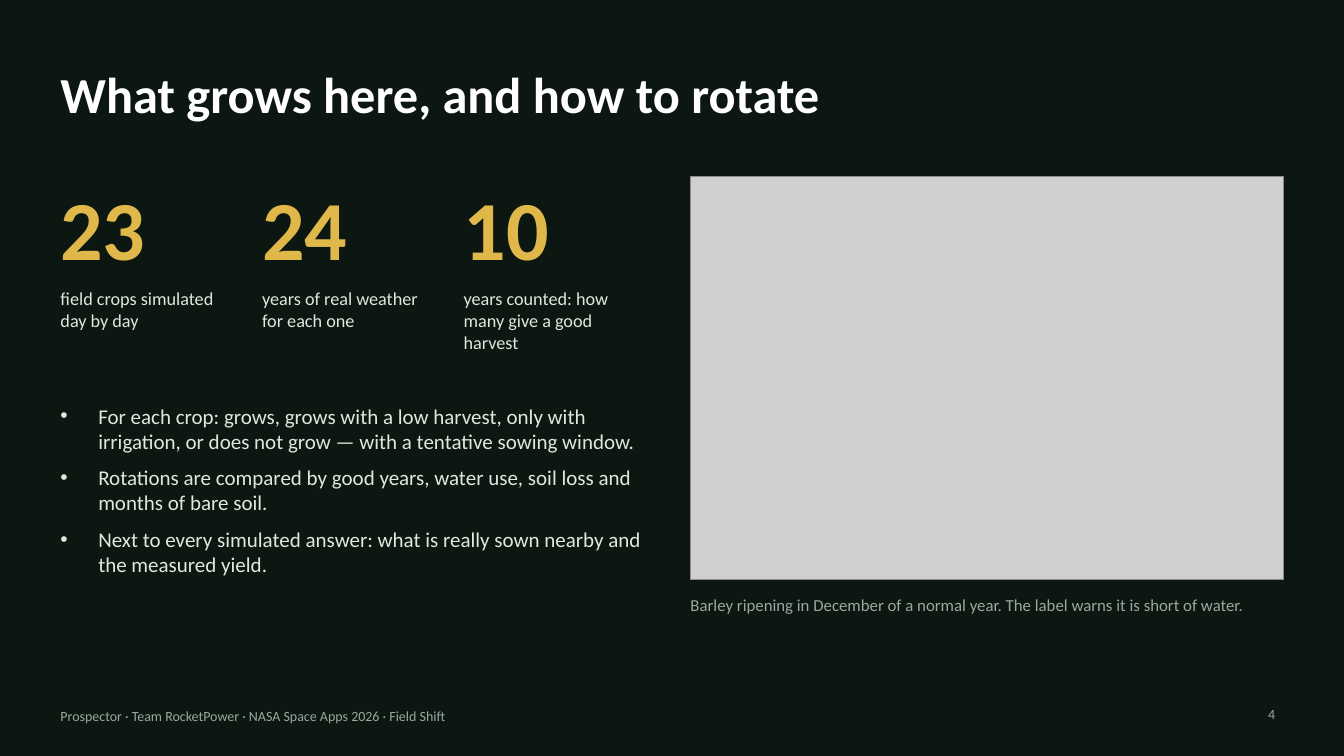
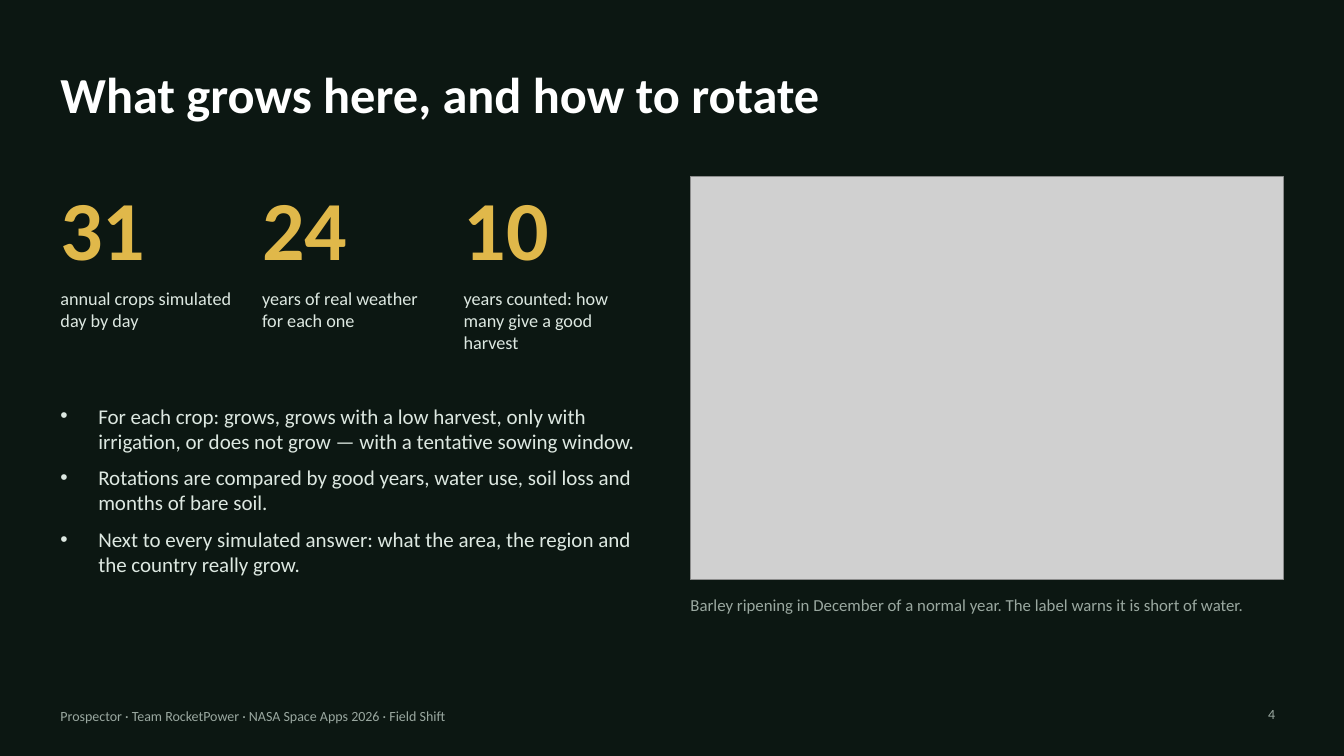
Before and after one commit to fergomezs2024/prospector-field-shift, a slide deck: slide 4 of docs/demo/Prospector_RocketPower_demo.pptx. Drawn at 1344x756 pixels with LibreOffice and Linux fonts; fonts in the diff are those of the drawing; grey boxes stand for pictures. Boxes give left, top, right and bottom in pixels: in the first picture for what was removed or moved away, otherwise in the second. Text is boxed around its words. In the diff, an @@ line names an element or a change of style, - is before the commit and + after.

```diff
--- a/docs/demo/Prospector_RocketPower_demo.pptx
+++ b/docs/demo/Prospector_RocketPower_demo.pptx
@@ text at <box>60,205,145,261</box>: text changed @@
-23
+31
@@ text at <box>60,292,232,330</box>: text changed @@
-field crops simulated day by day
+annual crops simulated day by day
@@ text at <box>98,532,630,576</box>: text changed @@
-• Next to every simulated answer: what is really sown nearby and the measured yield.
+• Next to every simulated answer: what the area, the region and the country really grow.
```
Also in this commit, not shown: 3 other slides changed, 18 other files.
